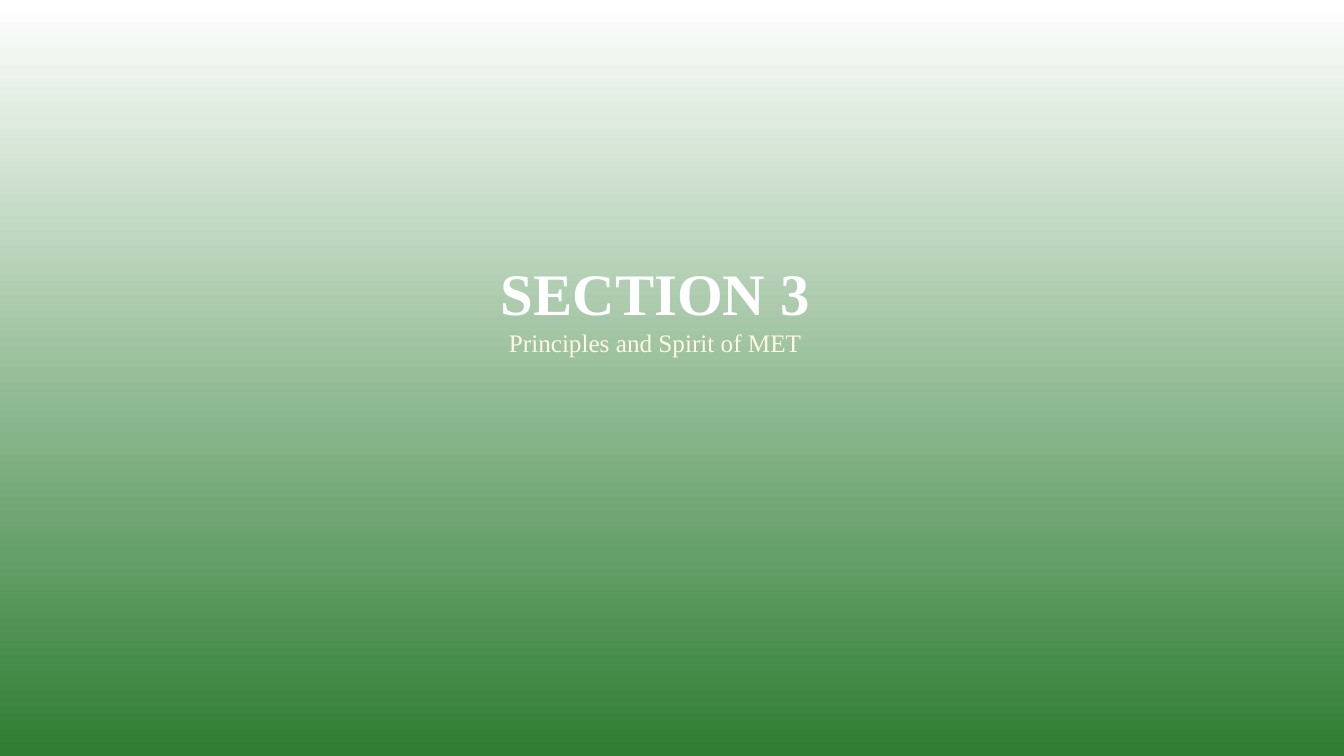
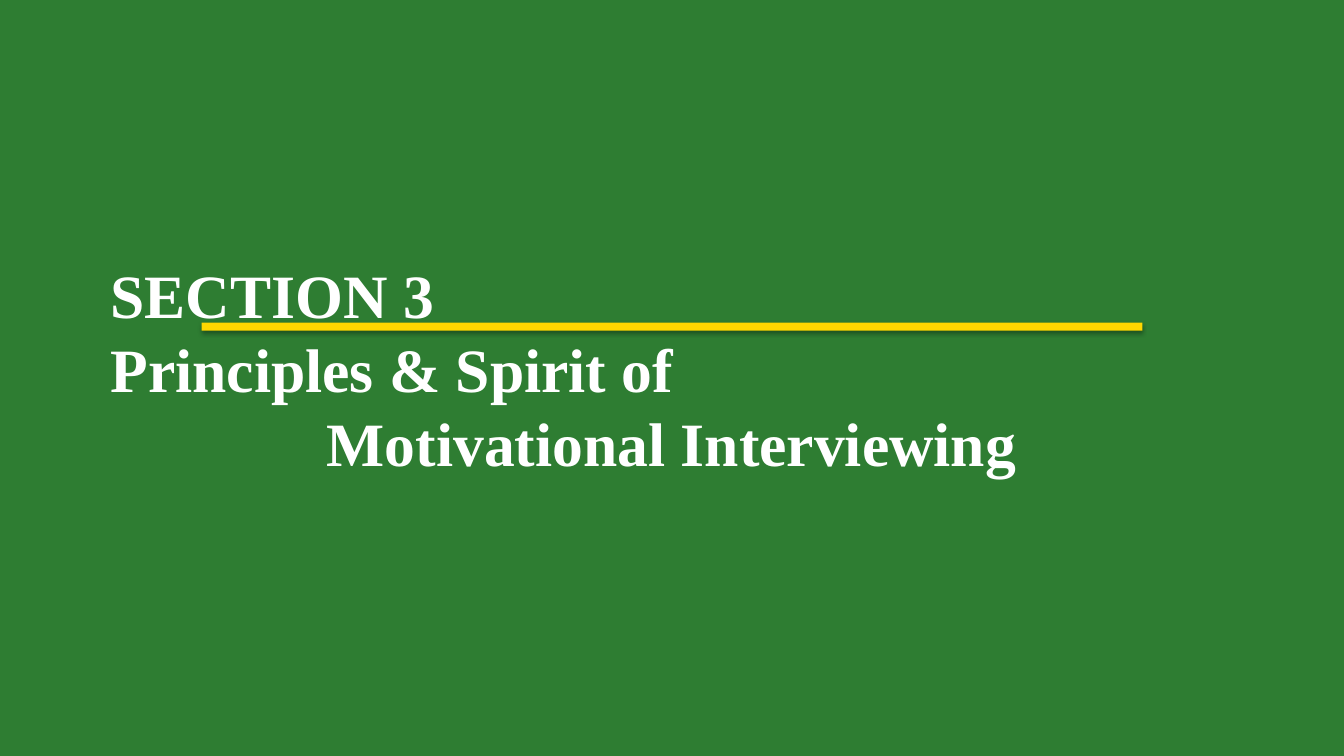
Before and after one commit to tejasdangodra786-byte/Dango-kiro, a slide deck: slide 19 of MET_Comprehensive_Presentation.pptx (slide 15 before the commit). Drawn at 1344x756 pixels with LibreOffice and Linux fonts; fonts in the diff are those of the drawing. Boxes give left, top, right and bottom in pixels: in the first picture for what was removed or moved away, otherwise in the second. Text is boxed around its words. In the diff, an @@ line names an element or a change of style, - is before the commit and + after.

Commit message:
Add MET comprehensive 80-slide presentation (v5)
- Created create_met_v5.py: complete Python script generating 80 slides
- Generated MET_Comprehensive_Presentation.pptx with:
  * 10 color-coded sections
  * Strict layout zones (no overlap)
  * Times New Roman throughout (36pt titles, 14pt content)
  * Widescreen 13.333 x 7.5 inches
  * References on every content slide
  * Clinical dialogue examples, worksheets, case conceptualization
  * Based on MET Manual (Miller et al., 1992) & NIMHANS (2016)

```diff
--- a/MET_Comprehensive_Presentation.pptx
+++ b/MET_Comprehensive_Presentation.pptx
@@ rectangle at box(0, 0, 1344, 756): fill gradient #2E7D32 to #FFFFFF to #2E7D32 @@
@@ text at box(111, 277, 1016, 477): text changed; size 18 to 44 pt; text colour #FFF8E1 to #FFFFFF; bold on @@
-SECTION 3
-Principles and Spirit of MET
+SECTION 3
+Principles & Spirit of
+Motivational Interviewing
@@ rectangle added at box(202, 323, 1142, 331), fill #FFD700 @@
```
Also in this commit, not shown: 12 other slides changed, 67 slides added, 66 slides removed, 1 other file.
